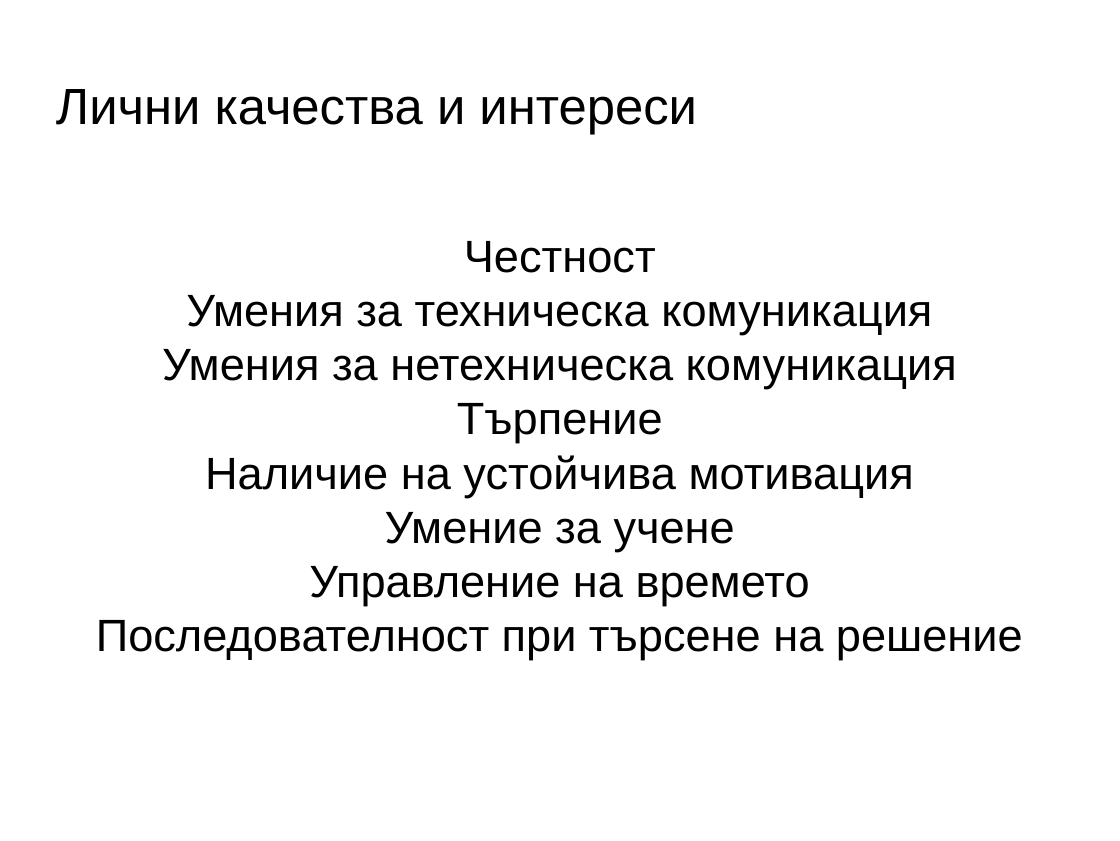
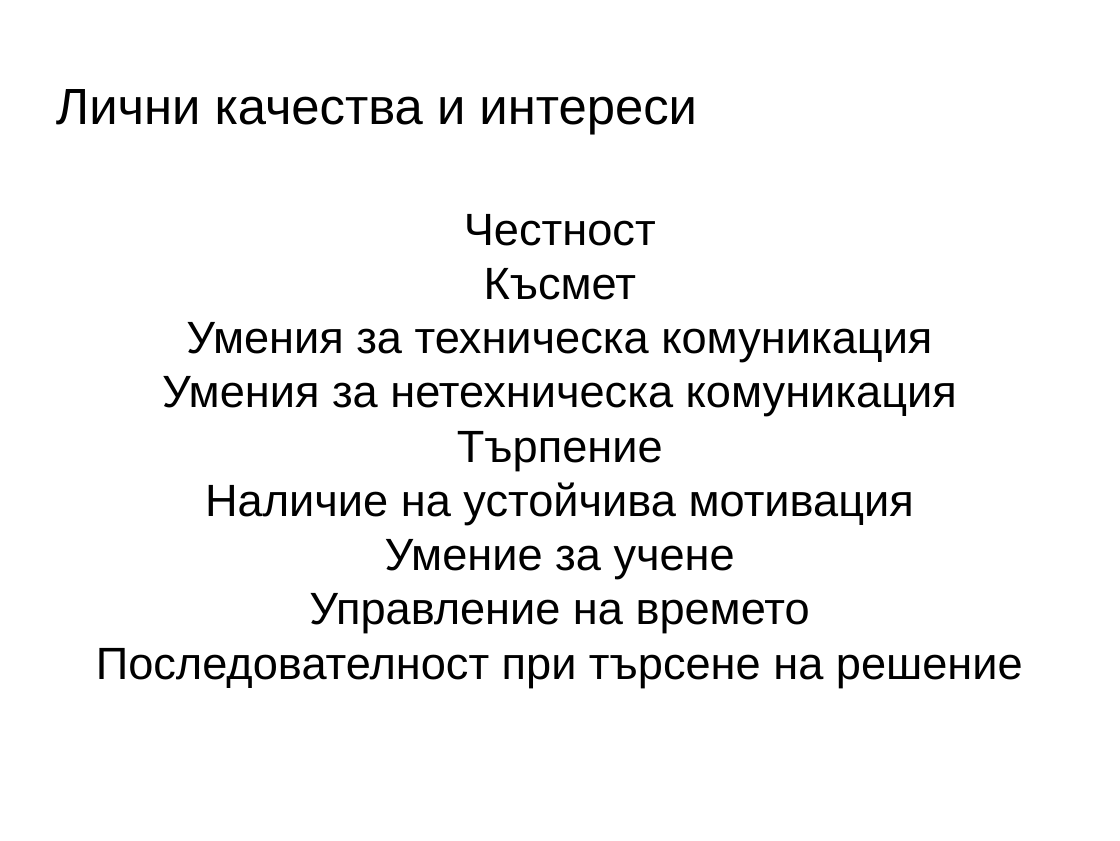
Before and after one commit to PavelKanazirev/RoleModelsInitiative, a slide deck: slide 12 of MentorSchoolEmbeddedSystems.odp (slide 11 before the commit). Drawn at 1120x841 pixels with LibreOffice and Linux fonts; fonts in the diff are those of the drawing; background and template pictures are left out. Boxes give left, top, right and bottom in pixels: in the first picture for what was removed or moved away, otherwise in the second. Text is boxed around its words. In the diff, an @@ line names an element or a change of style, - is before the commit and + after.

```diff
--- a/MentorSchoolEmbeddedSystems.odp
+++ b/MentorSchoolEmbeddedSystems.odp
@@ subtitle at [484,268,636,300]: paragraph added @@
+Късмет
```
Also in this commit, not shown: 2 other slides changed, 6 slides added, 5 slides removed, 1 other file.
